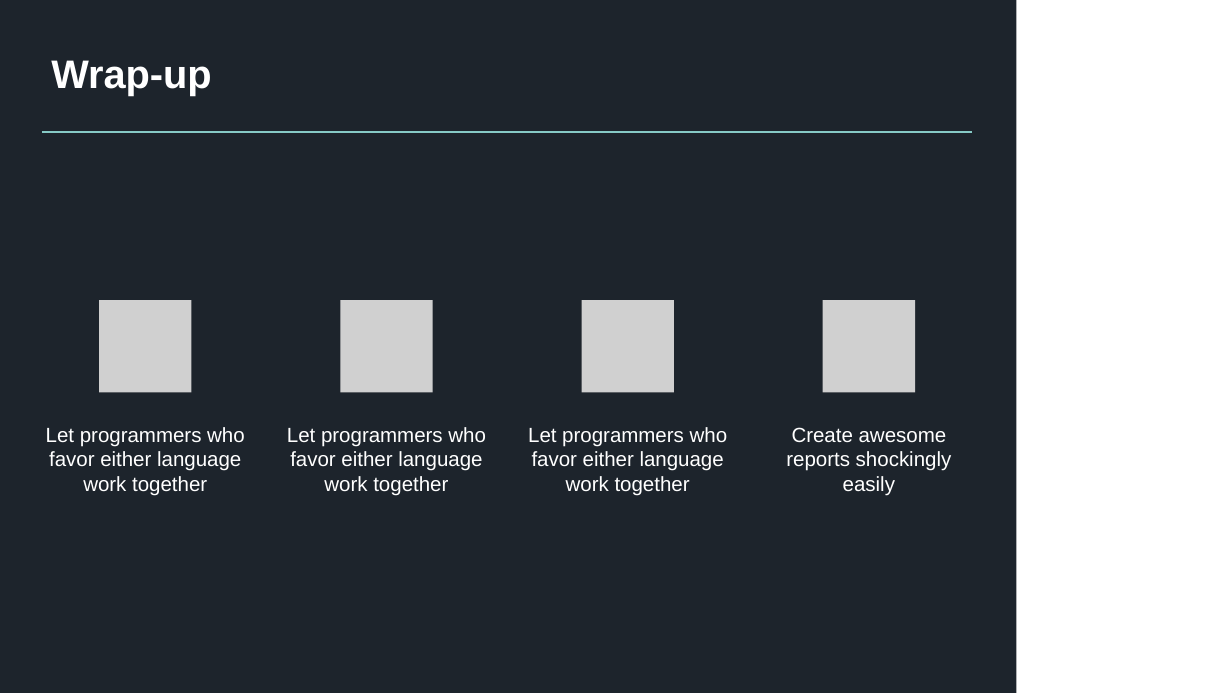
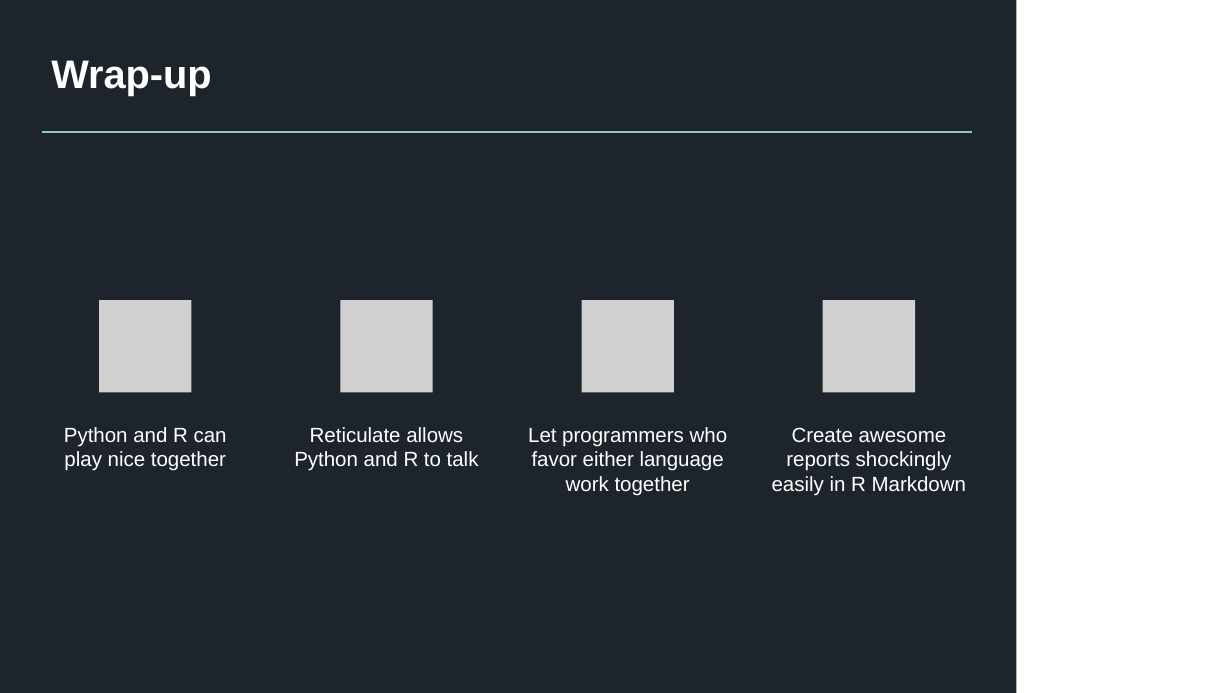
Before and after one commit to atorus-research/MultilingualMarkdown, a slide deck: slide 41 of MultilingualMarkdown.pptx (slide 42 before the commit). Drawn at 1232x693 pixels with LibreOffice and Linux fonts; fonts in the diff are those of the drawing; grey boxes stand for pictures; background and template pictures are left out. Boxes give left, top, right and bottom in pixels: in the first picture for what was removed or moved away, otherwise in the second. Text is boxed around its words. In the diff, an @@ line names an element or a change of style, - is before the commit and + after.

```diff
--- a/MultilingualMarkdown.pptx
+++ b/MultilingualMarkdown.pptx
@@ text at (64,427,227,471): text changed @@
-Let programmers who favor either language work together
+Python and R can play nice together
@@ text at (294,427,479,471): text changed @@
-Let programmers who favor either language work together
+Reticulate allows Python and R to talk
@@ text at (772,427,966,496): text changed @@
-Create awesome reports shockingly easily
+Create awesome reports shockingly easily in R Markdown
```
Also in this commit, not shown: 2 other slides changed, 1 slide removed.
